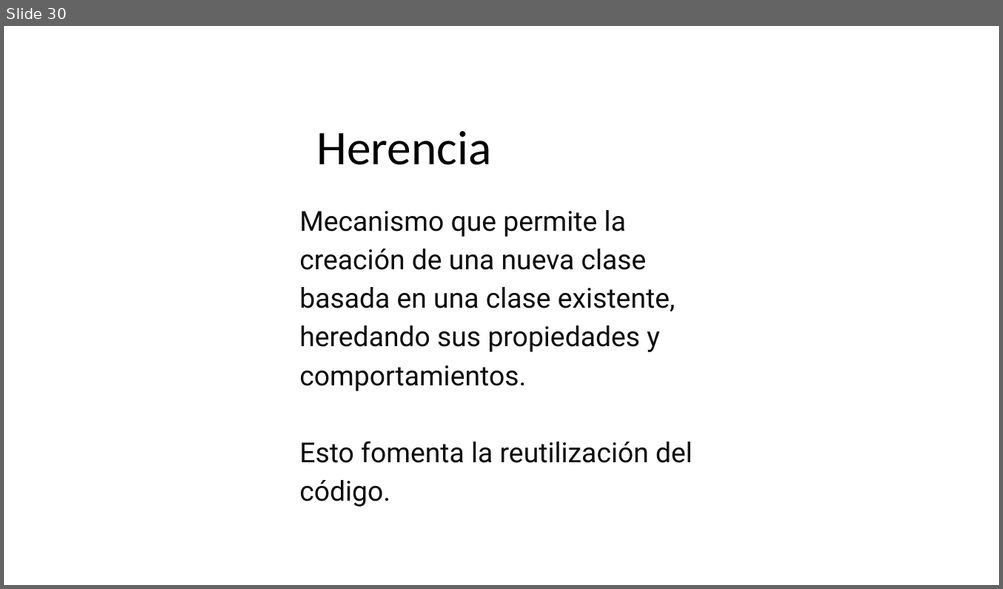
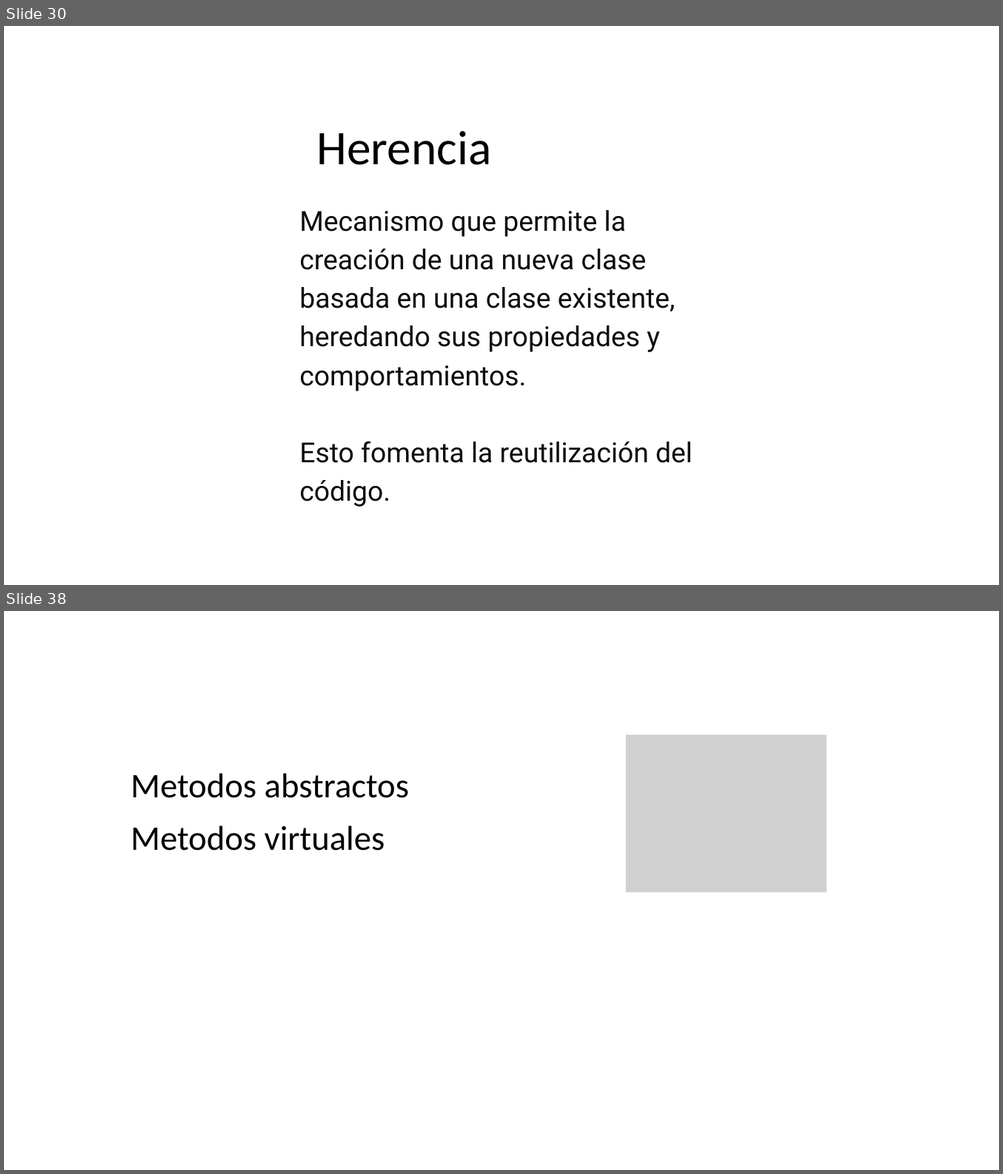
Before and after one commit to JuanRos1984/PresentacionAPP_POO, a slide deck: Presentacion POO APP.pptx. Shown one above the other, each under a label of ours: slide 30 before the commit, slides 30 and 38 after it; the slides between them are not shown. The pictures are 1003x589 and 1003x1174 pixels, drawn with LibreOffice and Linux fonts; fonts in the diff are those of the drawing; grey boxes stand for pictures. Boxes give left, top, right and bottom in pixels: in the first picture for what was removed or moved away, otherwise in the second. Text is boxed around its words. In the diff, an @@ line names an element or a change of style, - is before the commit and + after.

```diff
--- a/Presentacion POO APP.pptx
+++ b/Presentacion POO APP.pptx
@@ slide 38 added at (4, 611, 999, 1170), background #FFFFFF @@
@@ picture added at (626, 735, 826, 892) @@
@@ text added at (131, 773, 409, 851), 50 pt, text #000000 @@
+Metodos abstractos
+Metodos virtuales
```
Also in this commit, not shown: 1 slide changed, 8 other slides added, 14 slides removed, 28 other files.
